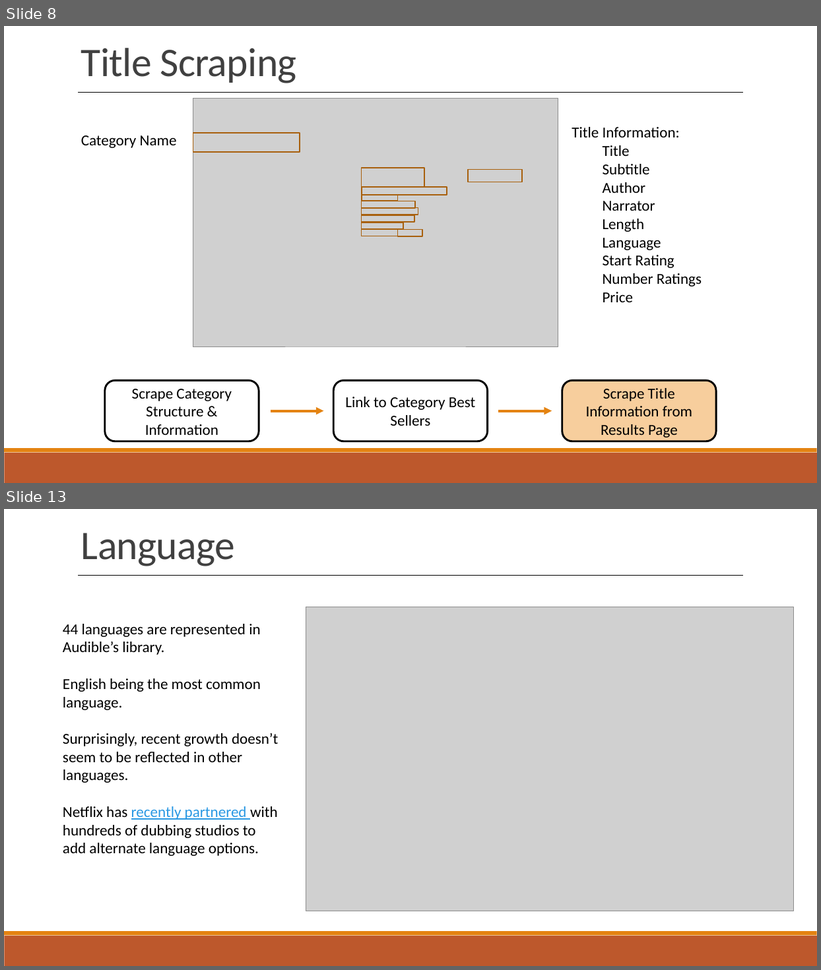
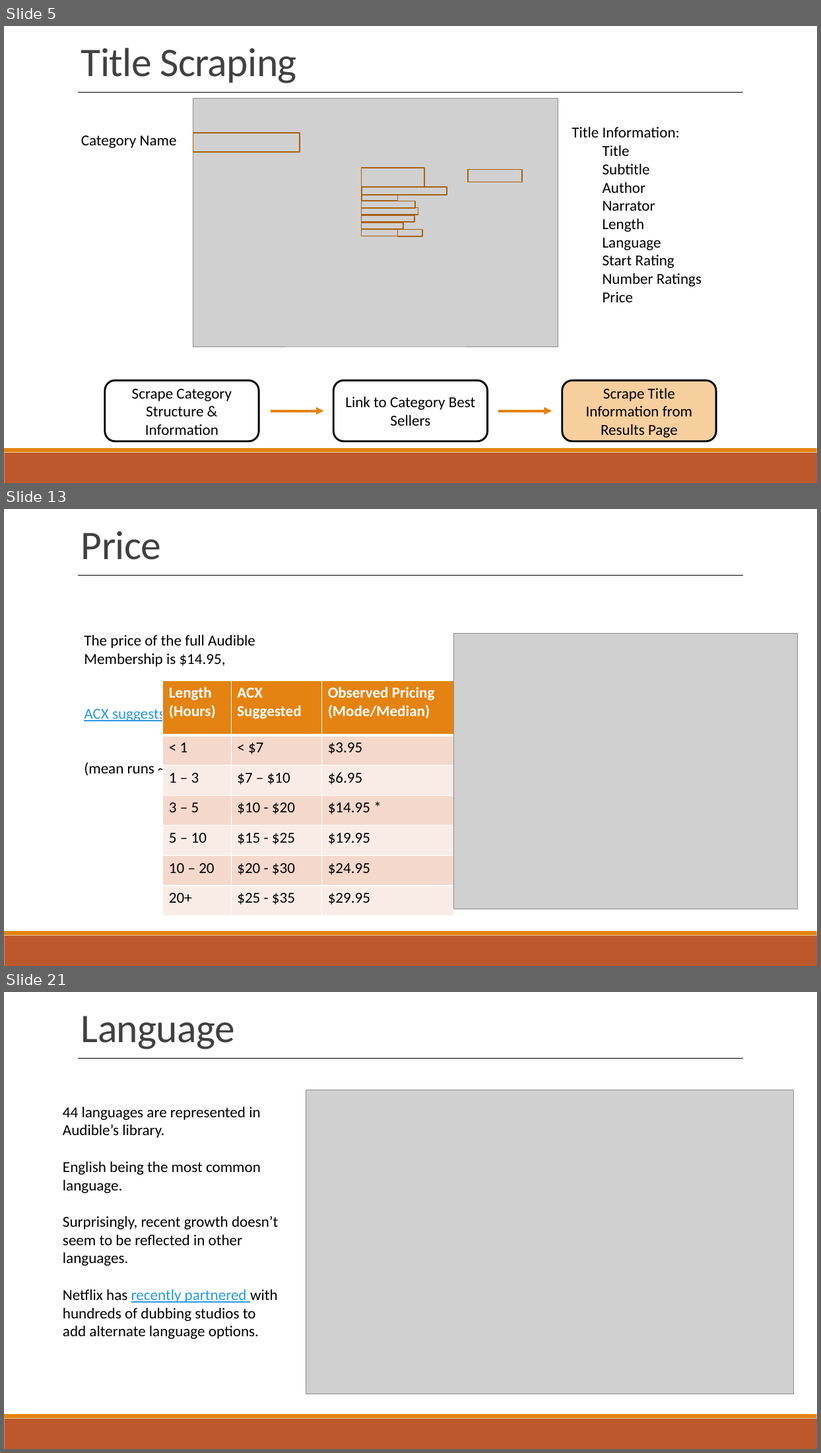
Before and after one commit to jwelch1123/finding_the_tree_in_the_forest, a slide deck: Presentation.pptx. Shown one above the other, each under a label of ours: slides 8 and 13 before the commit, slides 5, 13 and 21 after it; the slides between them are not shown. The pictures are 821x970 and 821x1453 pixels, drawn with LibreOffice and Linux fonts; fonts in the diff are those of the drawing; grey boxes stand for pictures. Boxes give left, top, right and bottom in pixels: in the first picture for what was removed or moved away, otherwise in the second. Text is boxed around its words. In the diff, an @@ line names an element or a change of style, - is before the commit and + after.

```diff
--- a/Presentation.pptx
+++ b/Presentation.pptx
@@ slide 13 added at (4, 509, 817, 966), background #FFFFFF; not listed: 2 template elements that a slide beside it also shows @@
@@ text added at (81, 531, 161, 560), 48 pt, text #404040 @@
+Price
@@ line added from (79, 576) to (743, 576), #000000 0.25 pt @@
@@ text added at (84, 635, 255, 778), 18 pt, text #000000 @@
+The price of the full Audible Membership is $14.95,
+ACX suggests
+(mean runs ~$2 higher)
@@ picture added at (453, 634, 797, 910) @@
@@ table added at (163, 681, 454, 916), 7 rows, 3 columns @@
+Length (Hours) | ACX Suggested | Observed Pricing (Mode/Median)
+< 1 | < $7 | $3.95
+1 – 3 | $7 – $10 | $6.95
+3 – 5 | $10 - $20 | $14.95 *
+5 – 10 | $15 - $25 | $19.95
+10 – 20 | $20 - $30 | $24.95
+20+ | $25 - $35 | $29.95
@@ what was slide 8 is now slide 5 @@
@@ what was slide 13 is now slide 21 @@
```
Also in this commit, not shown: 4 slides changed, 15 other slides added, 12 slides removed, 20 other files.
